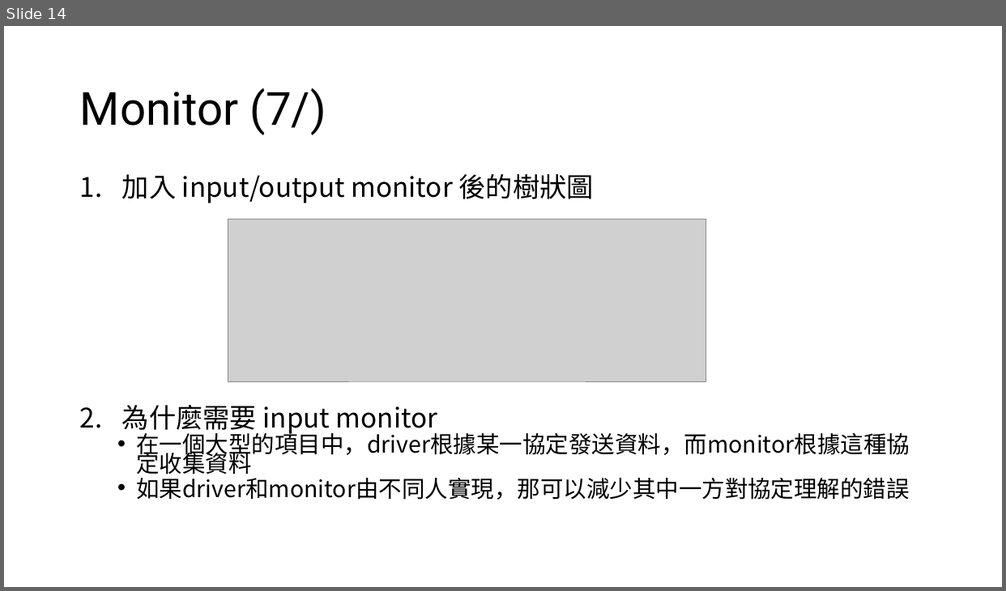
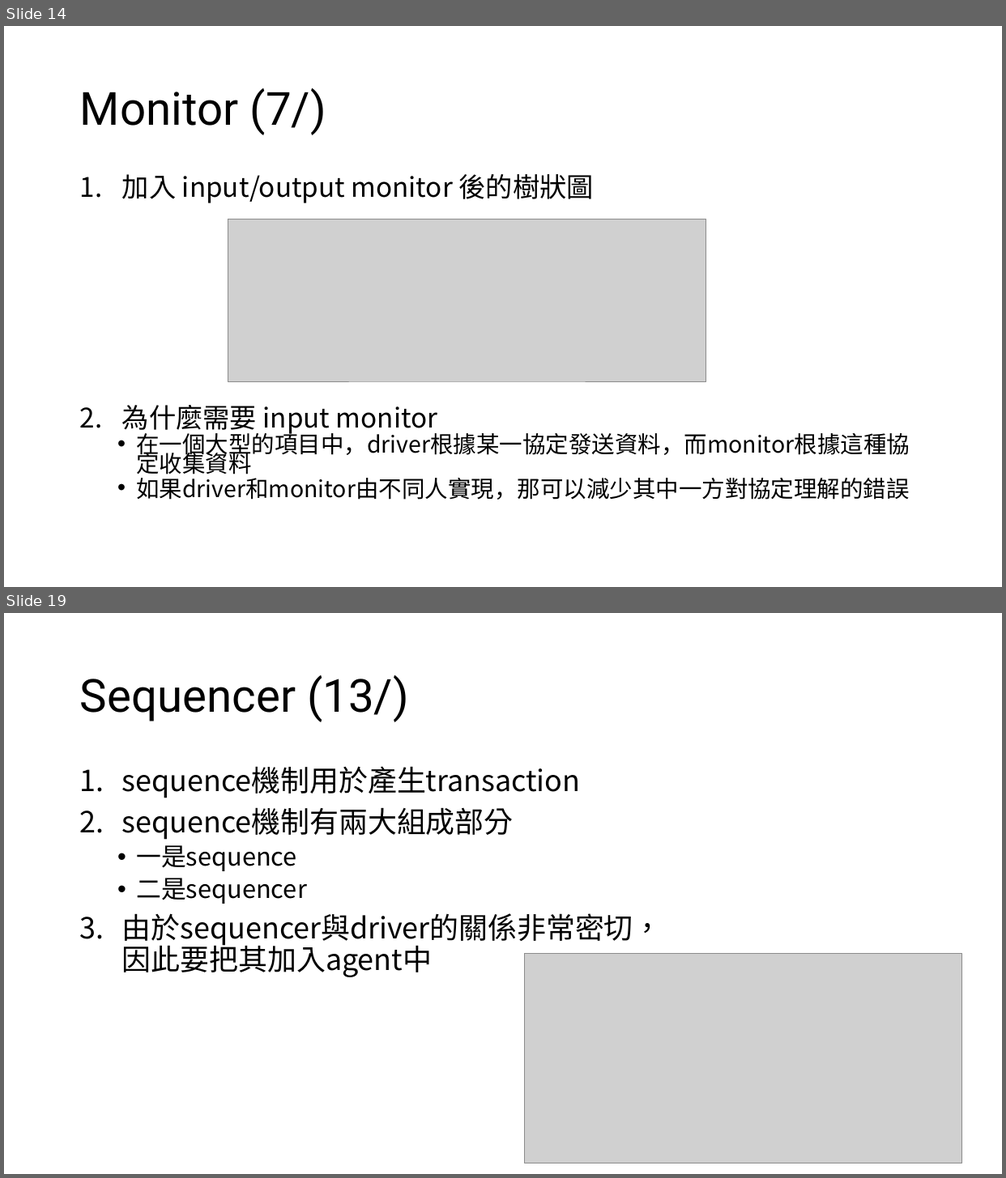
Before and after one commit to s9001055/DV_learning, a slide deck: UVM/UVM.pptx. Shown one above the other, each under a label of ours: slide 14 before the commit, slides 14 and 19 after it; the slides between them are not shown. The pictures are 1006x591 and 1006x1178 pixels, drawn with LibreOffice and Linux fonts; fonts in the diff are those of the drawing; grey boxes stand for pictures. Boxes give left, top, right and bottom in pixels: in the first picture for what was removed or moved away, otherwise in the second. Text is boxed around its words. In the diff, an @@ line names an element or a change of style, - is before the commit and + after.

```diff
--- a/UVM/UVM.pptx
+++ b/UVM/UVM.pptx
@@ slide 19 added at <box>4,613,1002,1174</box>, background #FFFFFF @@
@@ title added at <box>80,675,409,722</box>, 44 pt, text #000000 @@
+Sequencer (13/)
@@ text added at <box>122,766,663,977</box>, 28 pt, text #000000 @@
+1. sequence機制用於產生transaction
+2. sequence機制有兩大組成部分
+  • 一是sequence
+  • 二是sequencer
+3. 由於sequencer與driver的關係非常密切，
+   因此要把其加入agent中
@@ picture added at <box>525,954,961,1163</box> @@
```
Also in this commit, not shown: 4 other slides added, 1 slide removed.
